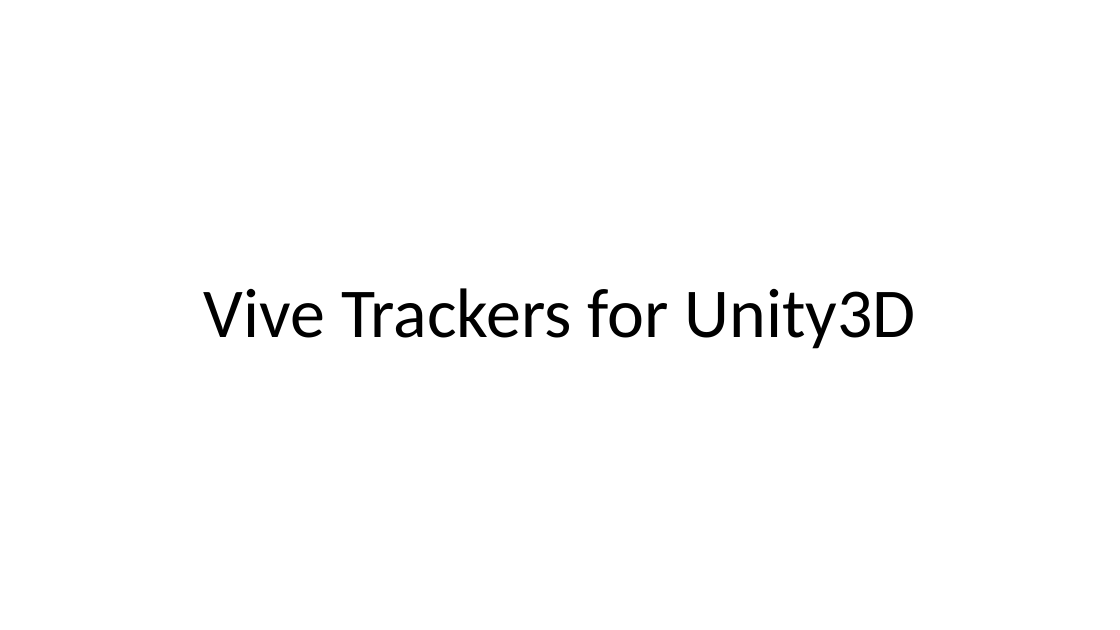
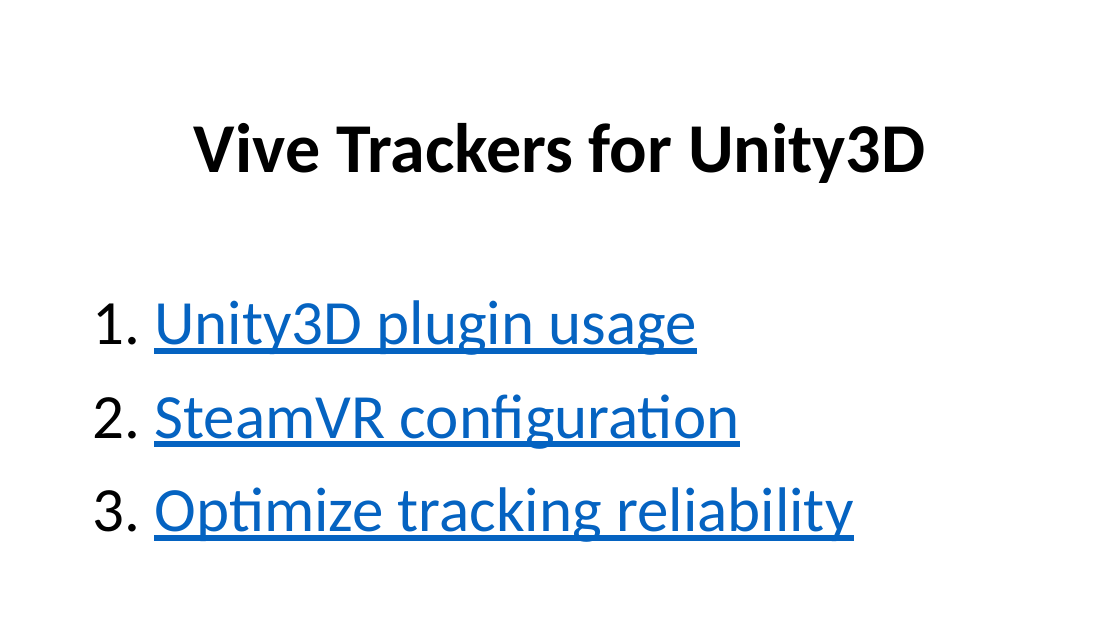
Before and after one commit to ebadier/ViveTrackers, a slide deck: slide 1 of Doc/ViveTrackersDocumentation.pptx. Drawn at 1120x630 pixels with LibreOffice and Linux fonts; fonts in the diff are those of the drawing. Boxes give left, top, right and bottom in pixels: in the first picture for what was removed or moved away, otherwise in the second. Text is boxed around its words. In the diff, an @@ line names an element or a change of style, - is before the commit and + after.

Commit message:
- ViveTrackersDocumentation.pdf updated : chapters added (Unity3D plugin usage / SteamVR configuration / Optimize tracking reliability)

```diff
--- a/Doc/ViveTrackersDocumentation.pptx
+++ b/Doc/ViveTrackersDocumentation.pptx
@@ title "Vive Trackers for Unity3D": place and size @@
-title "Vive Trackers for Unity3D" at bbox=[204, 288, 916, 349]
+title "Vive Trackers for Unity3D" at bbox=[194, 123, 925, 183]
@@ title "Vive Trackers for Unity3D" at bbox=[194, 123, 925, 183]: bold on @@
@@ text added at bbox=[92, 300, 853, 542], 54 pt, text #0563C1, underline @@
+1. Unity3D plugin usage
+2. SteamVR configuration
+3. Optimize tracking reliability
```
Also in this commit, not shown: 4 other slides changed, 2 slides added, 1 other file.
